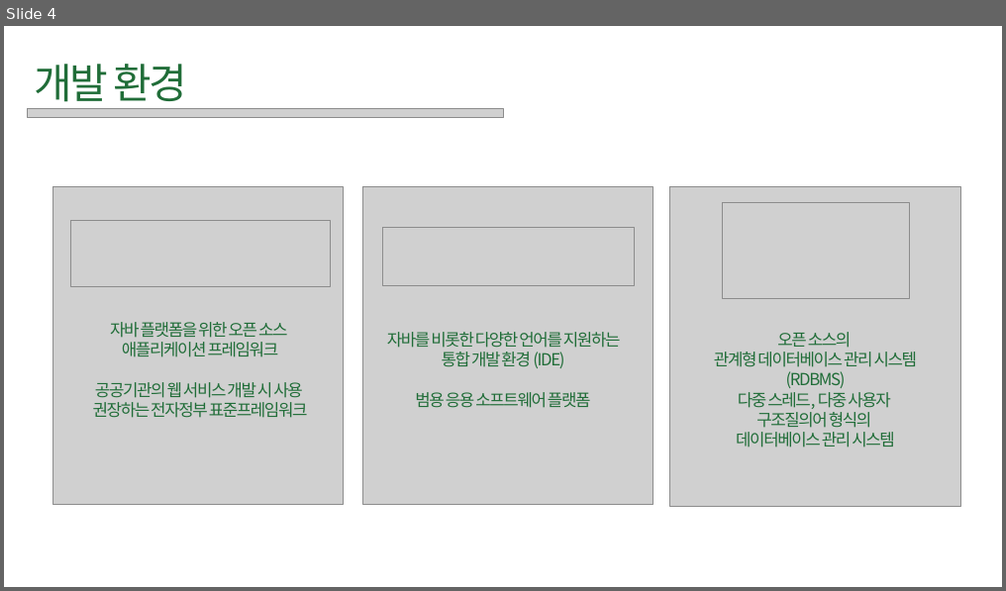
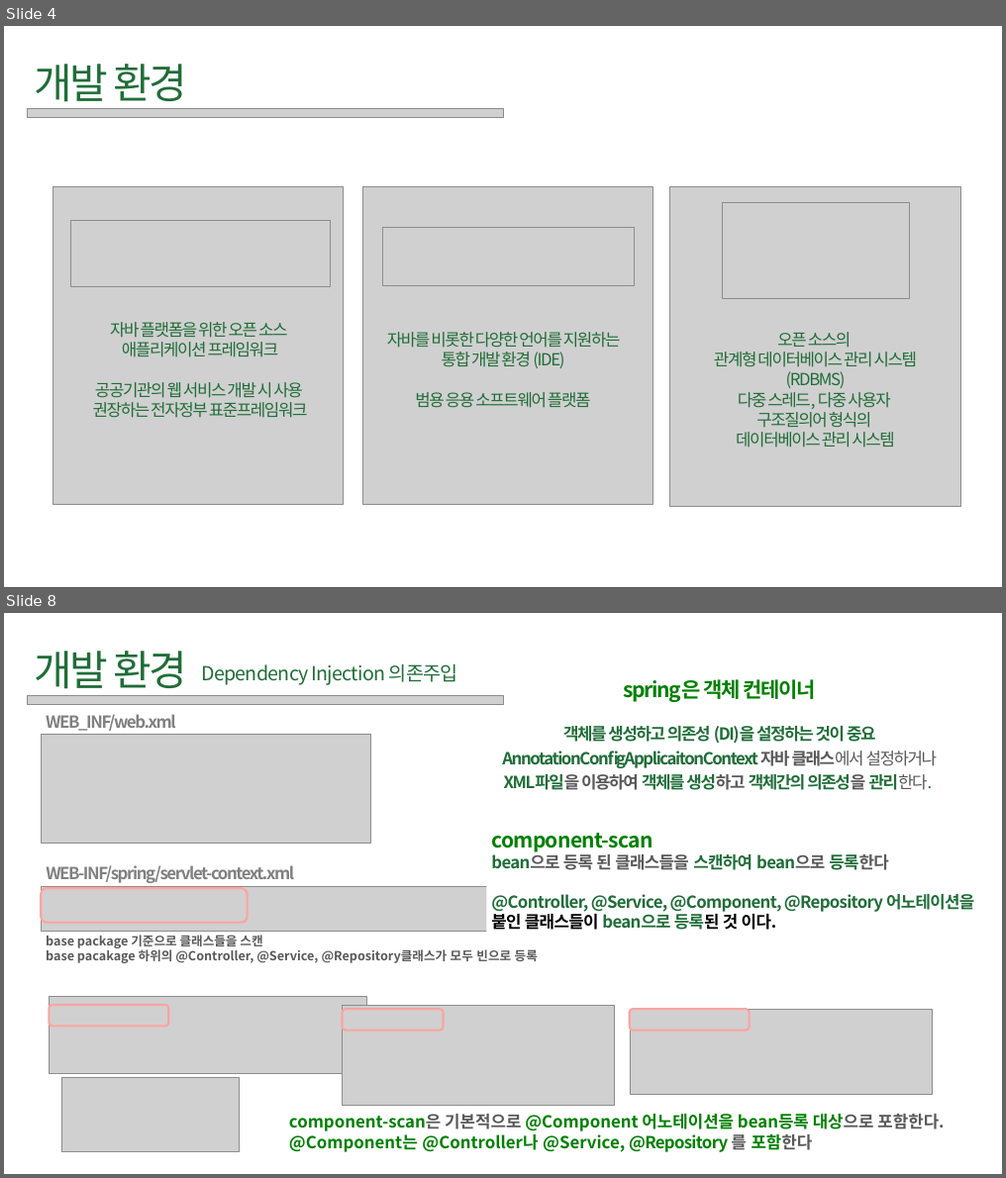
Before and after one commit to hanYijin/portfolio_2021, a slide deck: smartForm.pptx. Shown one above the other, each under a label of ours: slide 4 before the commit, slides 4 and 8 after it; the slides between them are not shown. The pictures are 1006x591 and 1006x1178 pixels, drawn with LibreOffice and Linux fonts; fonts in the diff are those of the drawing; grey boxes stand for pictures. Boxes give left, top, right and bottom in pixels: in the first picture for what was removed or moved away, otherwise in the second. Text is boxed around its words. In the diff, an @@ line names an element or a change of style, - is before the commit and + after.

```diff
--- a/smartForm.pptx
+++ b/smartForm.pptx
@@ slide 8 added at [4, 613, 1002, 1174], background #FFFFFF @@
@@ text added at [34, 651, 187, 696], 60 pt, text #206D38 @@
+개발 환경
@@ text added at [201, 663, 458, 685], 28 pt, text #206D38 @@
+Dependency Injection 의존주입
@@ picture added at [27, 696, 503, 704] @@
@@ text added at [502, 679, 938, 790], 24 pt, text #206D38, bold @@
+spring은 객체 컨테이너
+객체를 생성하고 의존성 (DI)을 설정하는 것이 중요
+AnnotationConfigApplicaitonContext 자바 클래스에서 설정하거나
+XML파일을 이용하여 객체를 생성하고 객체간의 의존성을 관리한다.
@@ text added at [46, 714, 176, 731], 24 pt, text #808080, bold @@
+WEB_INF/web.xml
@@ picture added at [41, 734, 370, 843] @@
@@ text added at [491, 833, 974, 930], 24 pt, text #206D38, bold @@
+component-scan
+bean으로 등록 된 클래스들을 스캔하여 bean으로 등록한다
+@Controller, @Service, @Component, @Repository 어노테이션을 붙인 클래스들이 bean으로 등록된 것 이다.
@@ text added at [46, 865, 294, 883], 24 pt, text #808080, bold @@
+WEB-INF/spring/servlet-context.xml
@@ picture added at [41, 886, 644, 931] @@
@@ rounded rectangle added at [41, 888, 247, 922], outline #FEA3A0 3 pt @@
@@ text added at [46, 935, 538, 963], 18 pt, text #595959, bold @@
+base package 기준으로 클래스들을 스캔
+base pacakage 하위의 @Controller, @Service, @Repository클래스가 모두 빈으로 등록
@@ picture added at [49, 997, 367, 1073] @@
@@ rounded rectangle added at [49, 1005, 168, 1026], outline #FEA3A0 3 pt @@
@@ picture added at [343, 1005, 614, 1106] @@
@@ rounded rectangle added at [343, 1009, 444, 1030], outline #FEA3A0 3 pt @@
@@ picture added at [630, 1009, 932, 1094] @@
@@ rounded rectangle added at [630, 1009, 749, 1030], outline #FEA3A0 3 pt @@
@@ picture added at [61, 1077, 239, 1153] @@
@@ text added at [289, 1114, 944, 1154], 24 pt, text #008000, bold @@
+component-scan은 기본적으로 @Component 어노테이션을 bean등록 대상으로 포함한다.
+@Component는 @Controller나 @Service, @Repository 를 포함한다
```
Also in this commit, not shown: 9 slides changed, 5 other slides added, 4 slides removed, 3 other files.
